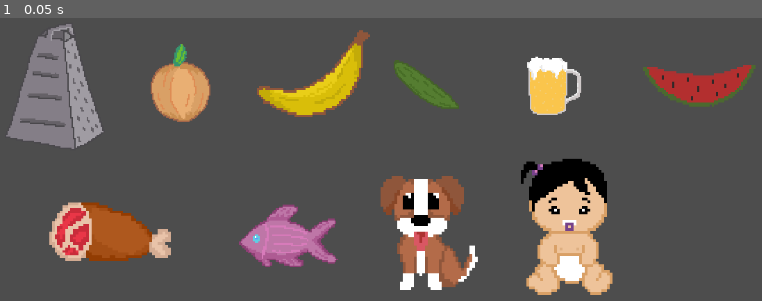
Above: before the commit, frame 1.
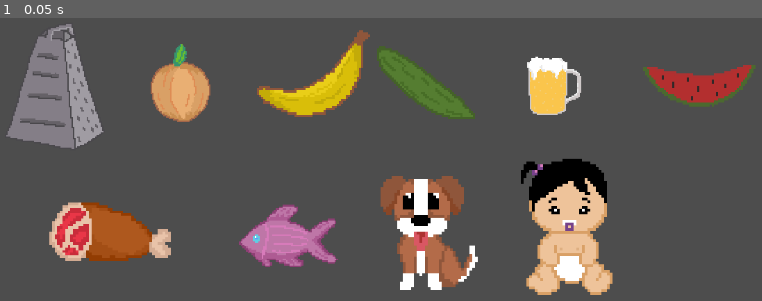
Above: after the commit, the same moment.

Repository: PeaceMonster/EpicWe-Gamejam2024
Game: Godot game, scene res://scenes/Tests/Sizing.tscn
Two runs of this game, one before a commit and one after it. Both use one fixed random seed, a clock stepped at 60 frames per second and the inputs below. This scene is started directly instead of the project's main scene.
Inputs:
- Up to frame 1 (0.05 s): no input

The runs differ from the first frame. In frame 1, 0.8% of the frame differs, in the area x 49-63%, y 9-36%.

Commit message:
Increased Cucumber size. Adjusted volume(s) on stuff.

Diff:
--- a/scenes/Fruit/cucumber.tscn
+++ b/scenes/Fruit/cucumber.tscn
@@ -7,7 +7,7 @@
 
 [node name="Cucumber" type="Node2D"]
 texture_filter = 1
-scale = Vector2(2, 2)
+scale = Vector2(3, 3)
 
 [node name="grabcomponent" parent="." node_paths=PackedStringArray("parent") instance=ExtResource("1_3an6i")]
 parent = NodePath("..")
@@ -17,7 +17,7 @@
 
 [node name="gratecomponent" parent="." node_paths=PackedStringArray("parent") instance=ExtResource("2_4pcj3")]
 parent = NodePath("..")
-health = 50
+health = 40.0
 particle_color = Color(0.472267, 0.7, 0.273, 1)
 
 [node name="CollisionPolygon2D2" type="CollisionPolygon2D" parent="gratecomponent"]
--- a/scenes/Fruit/puppy.tscn
+++ b/scenes/Fruit/puppy.tscn
@@ -44,5 +44,5 @@
 
 [node name="GrateSoundEmitter" parent="." node_paths=PackedStringArray("grate_component") instance=ExtResource("5_ag82r")]
 stream = ExtResource("6_1snq5")
-volume_db = 10.0
+volume_db = 14.0
 grate_component = NodePath("../gratecomponent")
--- a/scenes/GrateComponent/gratecomponent.tscn
+++ b/scenes/GrateComponent/gratecomponent.tscn
@@ -10,7 +10,8 @@
 
 [node name="AudioStreamPlayer" type="AudioStreamPlayer" parent="."]
 stream = ExtResource("2_1el0k")
-volume_db = -20.0
+volume_db = -8.0
+pitch_scale = 1.05
 
 [connection signal="area_entered" from="." to="." method="_on_area_entered"]
 [connection signal="area_exited" from="." to="." method="_on_area_exited"]
--- a/scenes/SubjectSpawner/subject_spawner.tscn
+++ b/scenes/SubjectSpawner/subject_spawner.tscn
@@ -46,7 +46,7 @@
 "times": PackedFloat32Array(0),
 "transitions": PackedFloat32Array(1),
 "update": 0,
-"values": [0.0]
+"values": [-10.0]
 }
 
 [sub_resource type="Animation" id="Animation_ocxsb"]
@@ -74,7 +74,7 @@
 "times": PackedFloat32Array(0, 0.1, 1, 1.2),
 "transitions": PackedFloat32Array(1, 1, 1, 0.116629),
 "update": 0,
-"values": [-80.0, 0.0, 0.0, -80.0]
+"values": [-80.0, -8.0, -8.0, -80.0]
 }
 tracks/2/type = "value"
 tracks/2/imported = false
@@ -111,3 +111,4 @@
 
 [node name="AudioStreamPlayer" type="AudioStreamPlayer" parent="."]
 stream = ExtResource("9_rjnjj")
+volume_db = -10.0
